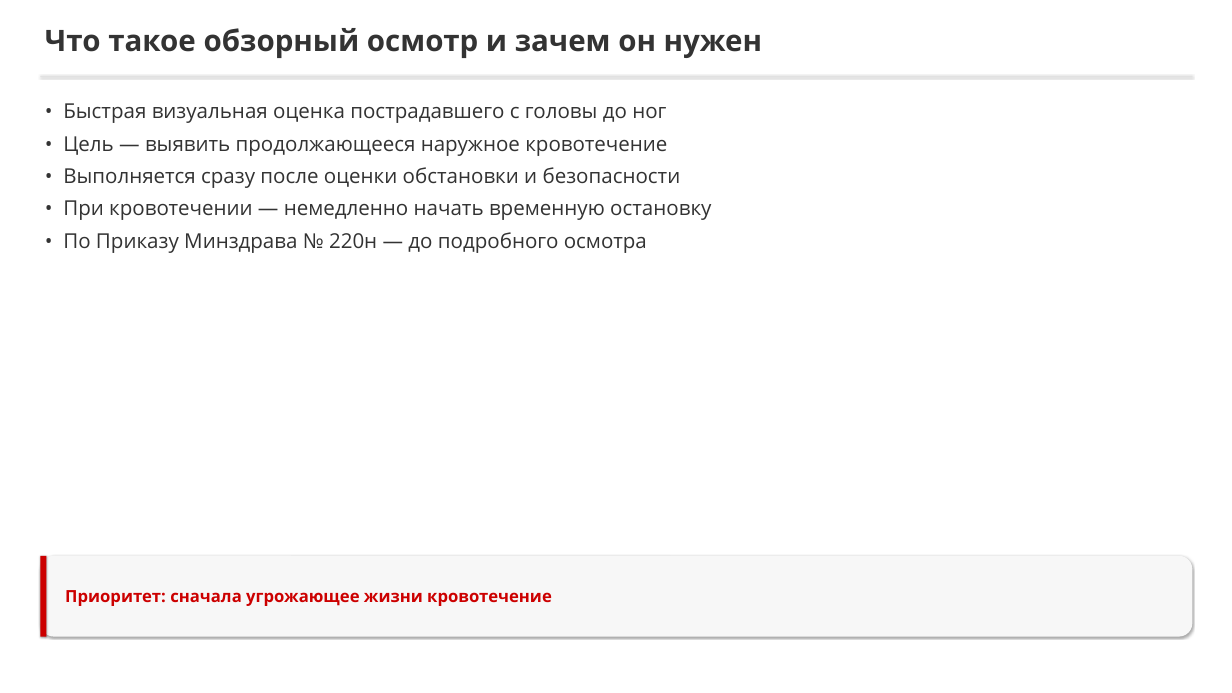
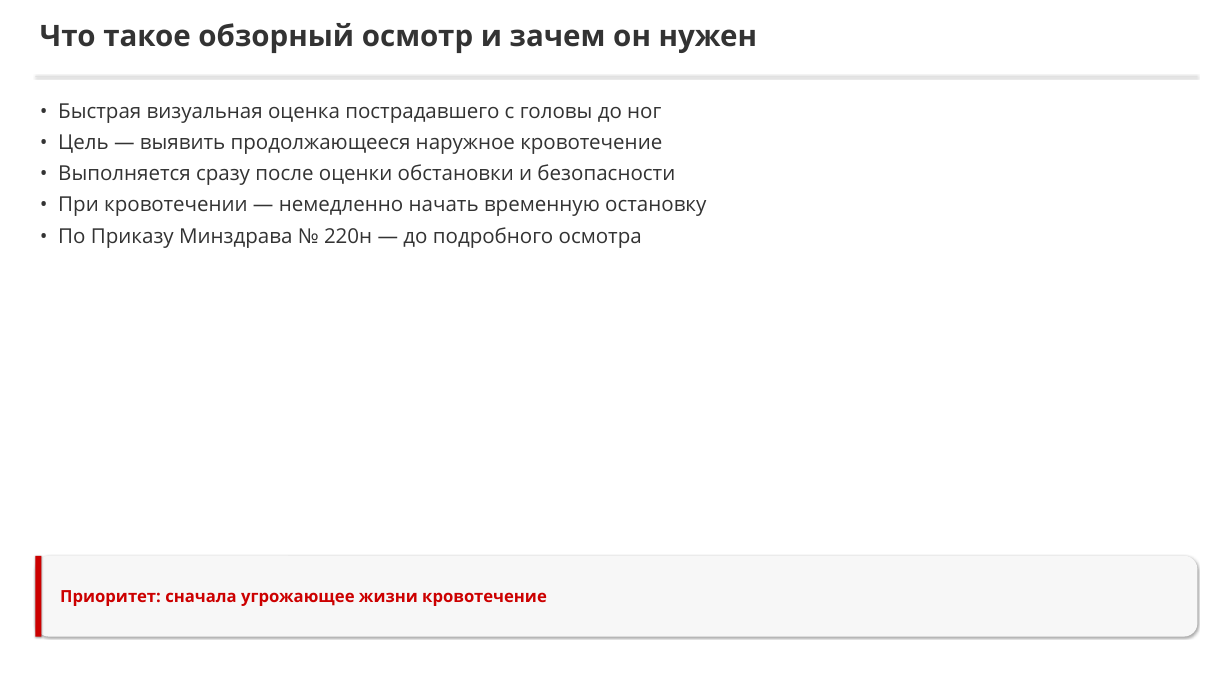
Before and after one commit to lysakalenushka-hash/-, a slide deck: slide 5 of tema2_bleeding/Кровотечение_и_обзорный_осмотр.pptx. Drawn at 1232x693 pixels with LibreOffice and Linux fonts; fonts in the diff are those of the drawing. Boxes give left, top, right and bottom in pixels: in the first picture for what was removed or moved away, otherwise in the second. Text is boxed around its words. In the diff, an @@ line names an element or a change of style, - is before the commit and + after.

```diff
--- a/tema2_bleeding/Кровотечение_и_обзорный_осмотр.pptx
+++ b/tema2_bleeding/Кровотечение_и_обзорный_осмотр.pptx
@@ text "Что такое обзорный осмотр и ...": place and size @@
-text "Что такое обзорный осмотр и ..." at (45,28,762,58)
+text "Что такое обзорный осмотр и ..." at (40,23,757,53)
@@ rectangle: place and size @@
-rectangle at (40,76,1192,77)
+rectangle at (36,76,1197,77)
@@ text "• Быстрая визуальная оценка пострадавшего ..." at (58,103,706,248): less space between paragraphs @@
@@ rounded rectangle: place and size @@
-rounded rectangle at (40,556,1192,637)
+rounded rectangle at (36,556,1197,637)
@@ rectangle: place and size @@
-rectangle at (40,556,46,637)
+rectangle at (36,556,42,637)
@@ text "Приоритет: сначала угрожающее жизни кровотечение": place and size @@
-text "Приоритет: сначала угрожающее жизни кровотечение" at (65,590,552,606)
+text "Приоритет: сначала угрожающее жизни кровотечение" at (60,590,547,606)
```
Also in this commit, not shown: 4 other slides changed, 4 slides added, 4 slides removed, 7 other files.
